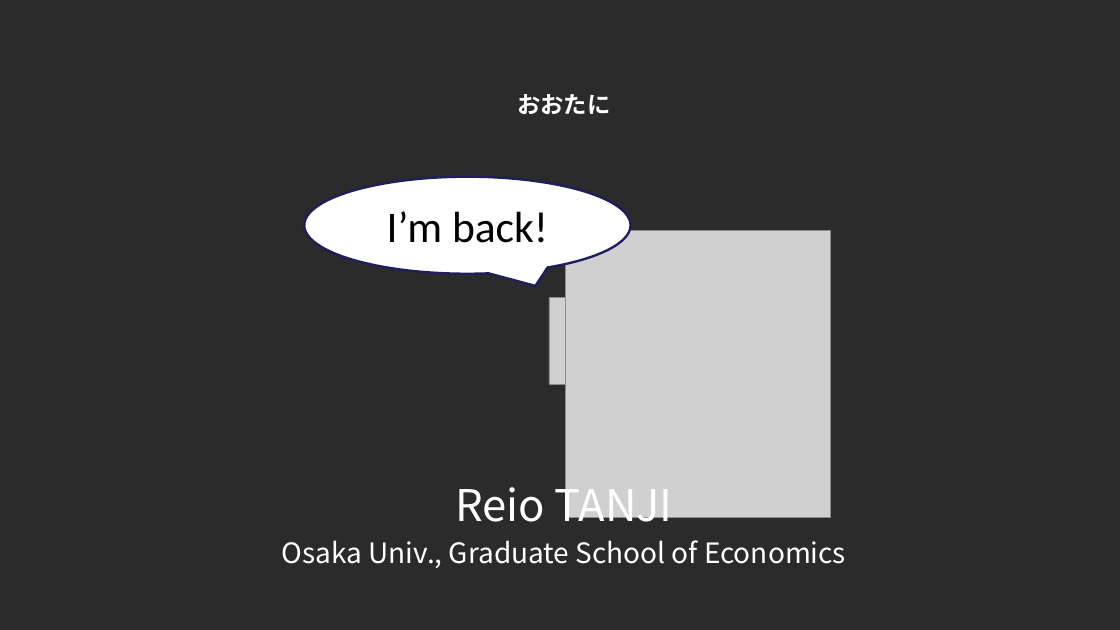
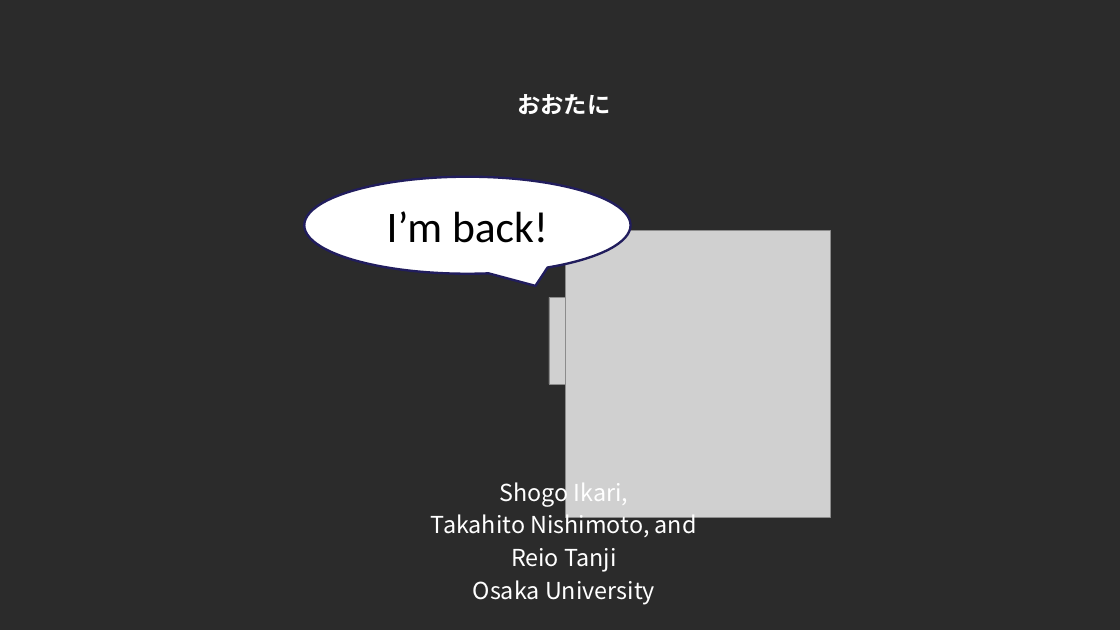
Before and after one commit to T-Reio/ohtani_analyze, a slide deck: slide 1 of slides/ohtani_tj.pptx. Drawn at 1120x630 pixels with LibreOffice and Linux fonts; fonts in the diff are those of the drawing; grey boxes stand for pictures; background and template pictures are left out; a plain dark background stands for a picture behind light text. Boxes give left, top, right and bottom in pixels: in the first picture for what was removed or moved away, otherwise in the second. Text is boxed around its words. In the diff, an @@ line names an element or a change of style, - is before the commit and + after.

```diff
--- a/slides/ohtani_tj.pptx
+++ b/slides/ohtani_tj.pptx
@@ subtitle at <box>431,477,697,605</box>: text changed; size 24 to 20 pt @@
-Reio TANJI
-Osaka Univ., Graduate School of Economics
+Shogo Ikari,
+Takahito Nishimoto, and
+Reio Tanji
+Osaka University
```
Also in this commit, not shown: 2 slides added, 15 other files.
